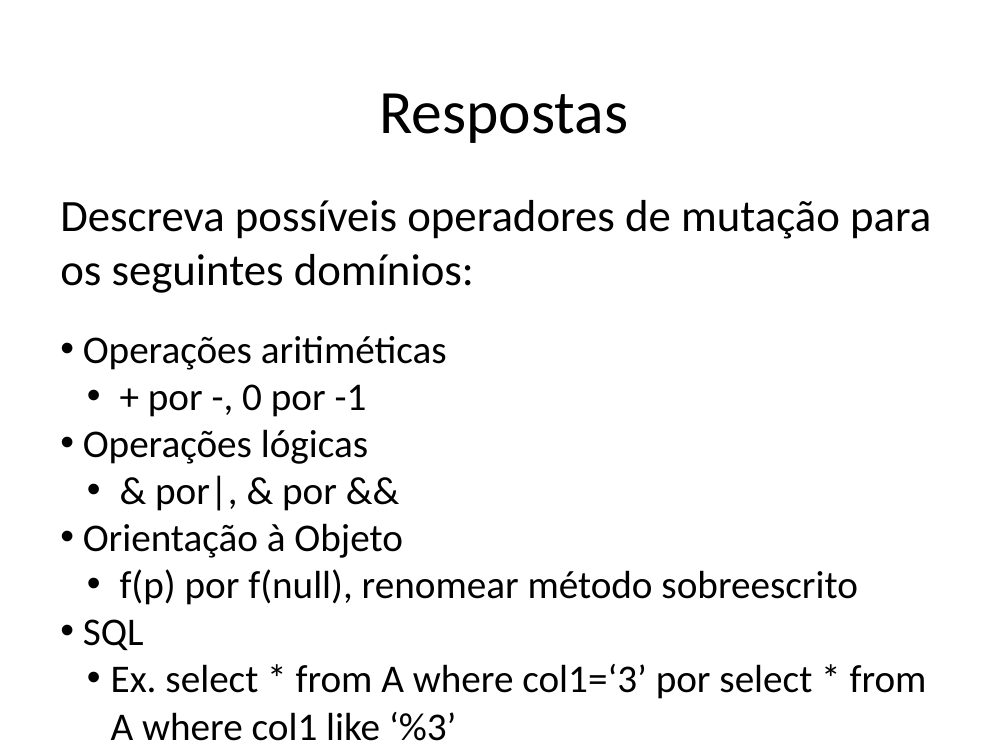
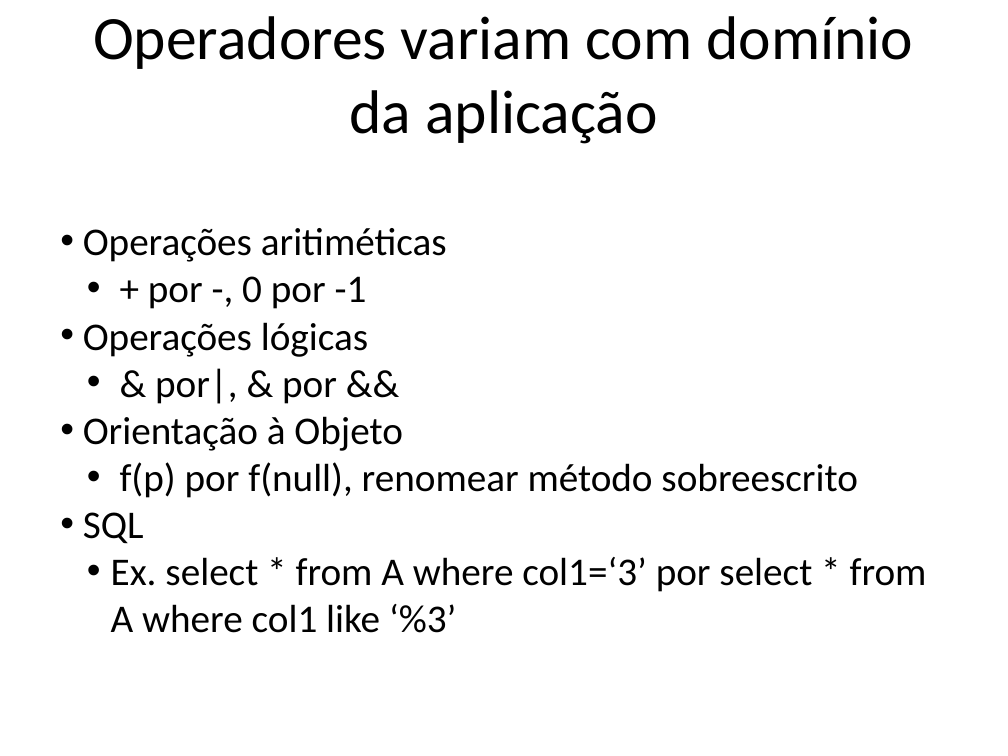
Before and after one commit to STAR-RG/testing-cin, a slide deck: slide 124 of slides.pptx (slide 126 before the commit). Drawn at 1008x756 pixels with LibreOffice and Linux fonts; fonts in the diff are those of the drawing. Boxes give left, top, right and bottom in pixels: in the first picture for what was removed or moved away, otherwise in the second. Text is boxed around its words. In the diff, an @@ line names an element or a change of style, - is before the commit and + after.

```diff
--- a/slides.pptx
+++ b/slides.pptx
@@ text at box(93, 16, 913, 144): text changed @@
-Respostas
+Operadores variam com domínio da aplicação
@@ text at box(60, 200, 931, 293): paragraph removed @@
-Descreva possíveis operadores de mutação para os seguintes domínios:
```
Also in this commit, not shown: 11 other slides changed, 2 slides removed.
